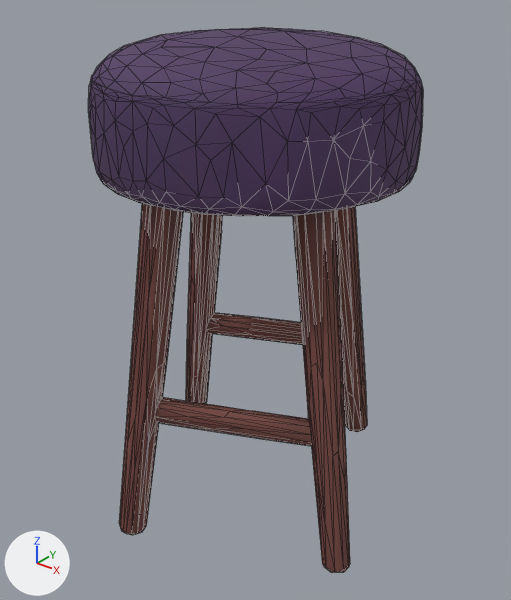
Renders of the glTF model apps/landing/public/room/models/stool.glb from each side of a commit.
The view is the same before and after, from a 50 mm camera at (0.451, -0.565, 0.596) aimed at (0.005, -0.006, 0.25). Every picture has the same lights, and +X, +Y and +Z are marked at lower left. The first picture is the older version. Mesh edges are drawn as thin lines. Where no turn or scale is listed for an object, it has been applied to the vertices. Vertices at exactly the same position are counted once.

The first picture shows 'stool'.
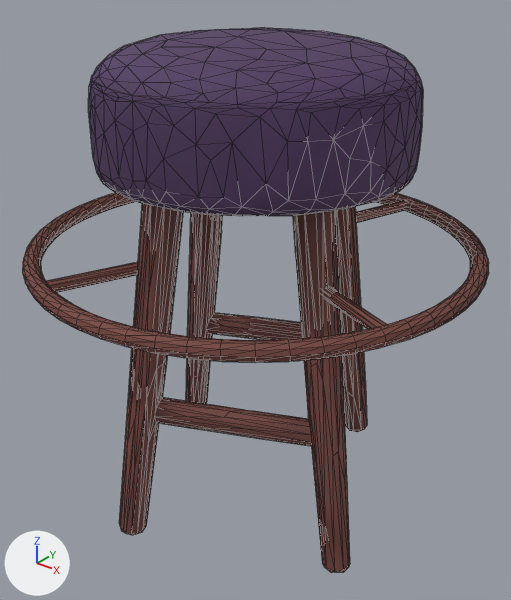
Pixel boxes (x1, y1, x2, y2) of what changed, in the pictures (511 x 600 px):
'stool', reshaped, moved (39% wider)
    before: (88, 28, 423, 573)
    after: (22, 28, 489, 573)
part 1 of me_stool, added (brown)
    after: (22, 193, 489, 362)
part 2 of me_stool, added (brown)
    after: (45, 262, 138, 292)
part 3 of me_stool, added (brown)
    after: (321, 286, 386, 329)
part 4 of me_stool, added (brown)
    after: (356, 200, 407, 223)

What changed in the scene script:
```text
Change me_stool:
    used by ob_stool; location = (0.0, 0.0, 0.266)
    remove me_stool.from_pydata(...)  # 748 vertices, 1500 faces; spans x -0.18..0.18, y -0.181..0.181, z -0.267..0.267
    add me_stool.from_pydata(...)  # 1396 vertices, 2780 faces; spans x -0.244..0.244, y -0.244..0.244, z -0.267..0.267
    me_stool part 1: a new loose piece, a torus around z (ring radius 0.235, tube radius 0.009) spanning x -0.244..0.244, y -0.244..0.244, z 0.04..0.057, in mat_stool (picture img_stool_basecolor)
    me_stool part 2: a new loose piece of 22 vertices spanning x -0.089..-0.033, y -0.218..-0.101, z 0.042..0.055, in mat_stool (picture img_stool_basecolor)
    me_stool part 3: a new loose piece of 22 vertices spanning x 0.095..0.214, y -0.098..-0.036, z 0.042..0.055, in mat_stool (picture img_stool_basecolor)
    me_stool part 4: a new loose piece of 22 vertices spanning x 0.025..0.07, y 0.105..0.223, z 0.042..0.055, in mat_stool (picture img_stool_basecolor)
    other edits to the shape of me_stool do not show in these pictures
```
